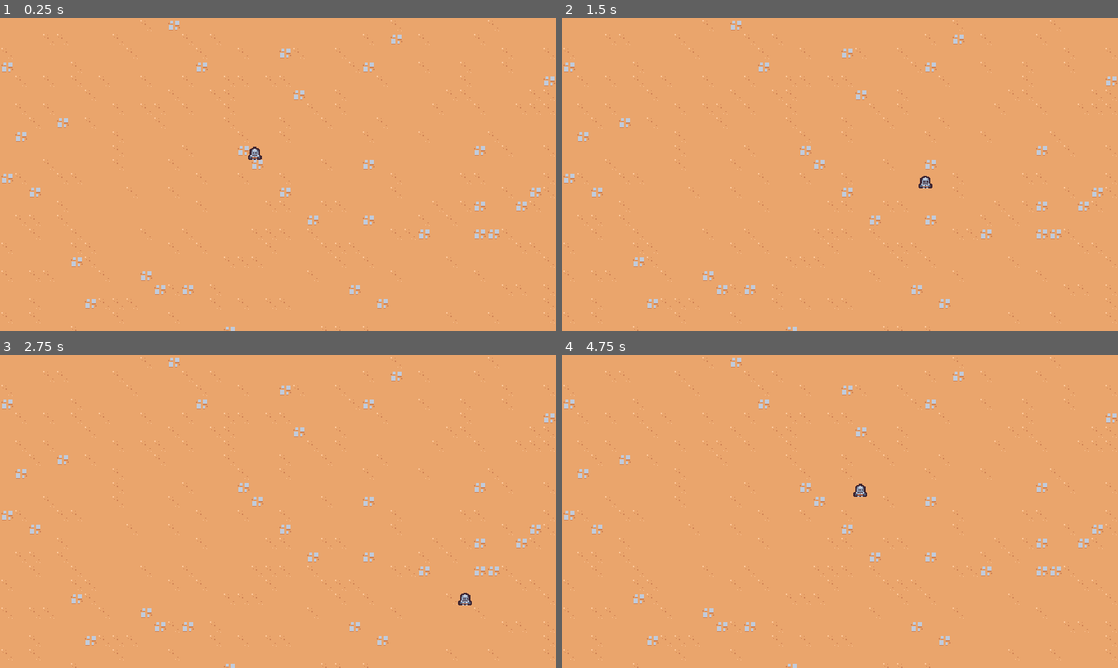
Above: before the commit, frames 1-4 (two rows, left to right).
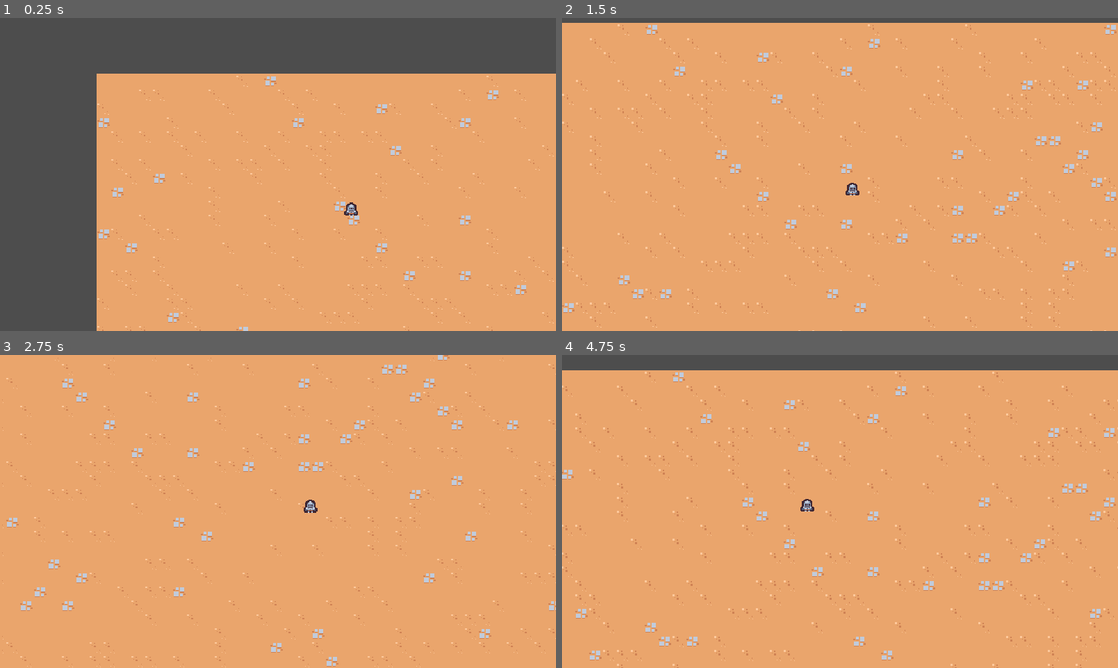
Above: after the commit, the same moments.

Repository: notKamui/Survivors2D
Game: Godot game, scene res://scenes/main/main.tscn
The game is run twice, just before and just after one commit, with the same random seed, the same clock (stepped at 60 frames per second) and the same inputs.
Inputs:
- Up to frame 1 (0.25 s): no input
- Up to frame 2 (1.5 s): hold D (move_right) 0.53-1.28 s; hold S (move_down) from 1.28 s (still down)
- Up to frame 3 (2.75 s): release S (move_down) at 2.03 s; hold D (move_right) from 2.03 s (still down)
- Up to frame 4 (4.75 s): release D (move_right) at 2.78 s; hold W (move_up) 2.78-3.53 s; hold A (move_left) from 3.53 s (still down)

The runs differ from the first frame. In frame 1, 35% of the frame differs, in the area x 0-100%, y 0-100%; in frame 2, 6.2%; in frame 3, 4.4%; in frame 4, 9.5%.

Commit message:
Game camera

Diff:
--- a/project.godot
+++ b/project.godot
@@ -17,6 +17,12 @@
 "scene": "res://scenes/player/player.tscn"
 }],
 "scroll": 0
+}, {
+"name": "Env",
+"scenes": [{
+"scene": "res://scenes/game_camera/game_camera.tscn"
+}],
+"scroll": 0
 }]
 
 [application]
@@ -25,6 +31,11 @@
 run/main_scene="res://scenes/main/main.tscn"
 config/features=PackedStringArray("4.0", "Forward Plus")
 config/icon="res://icon.svg"
+
+[autoload]
+
+Timing="*res://utils/timing.gd"
+Groups="*res://utils/groups.gd"
 
 [display]
 
--- /dev/null
+++ b/scenes/game_camera/game_camera.gd
@@ -0,0 +1,22 @@
+extends Camera2D
+
+var target_position := Vector2.ZERO
+
+
+func _ready():
+	make_current()
+
+
+func _process(delta: float):
+	acquire_target()
+	global_position = global_position.lerp(
+		target_position,
+		Timing.process_delta(delta, 5)
+	)
+
+
+func acquire_target():
+	var player_nodes := get_tree().get_nodes_in_group(Groups.PLAYER)
+	if player_nodes.size() > 0:
+		var player := player_nodes[0] as Node2D
+		target_position = player.global_position
--- /dev/null
+++ b/scenes/game_camera/game_camera.tscn
@@ -0,0 +1,6 @@
+[gd_scene load_steps=2 format=3 uid="uid://c1xdt7gn66m8p"]
+
+[ext_resource type="Script" path="res://scenes/game_camera/game_camera.gd" id="1_enecd"]
+
+[node name="GameCamera" type="Camera2D"]
+script = ExtResource("1_enecd")
--- a/scenes/main/main.tscn
+++ b/scenes/main/main.tscn
@@ -1,9 +1,12 @@
-[gd_scene load_steps=3 format=3 uid="uid://c6duk8q4mmxj8"]
+[gd_scene load_steps=4 format=3 uid="uid://c6duk8q4mmxj8"]
 
 [ext_resource type="TileSet" uid="uid://dvhk2652vs6h" path="res://resources/tileset.tres" id="1_o75qh"]
+[ext_resource type="PackedScene" uid="uid://c1xdt7gn66m8p" path="res://scenes/game_camera/game_camera.tscn" id="1_ptjwd"]
 [ext_resource type="PackedScene" uid="uid://bcy7sunx7x1r7" path="res://scenes/player/player.tscn" id="1_ruhmo"]
 
 [node name="Main" type="Node"]
+
+[node name="GameCamera" parent="." instance=ExtResource("1_ptjwd")]
 
 [node name="TileMap" type="TileMap" parent="."]
 tile_set = ExtResource("1_o75qh")
--- a/scenes/player/player.gd
+++ b/scenes/player/player.gd
@@ -1,13 +1,12 @@
 extends CharacterBody2D
-
 
 @export var max_speed := 200
 
 
-func _physics_process(delta):
+func _process(delta: float):
 	var movement_vector = _get_movement_vector()
 	var direction = movement_vector.normalized()
-	velocity = direction * max_speed * (delta * 50)
+	velocity = direction * max_speed * Timing.process_delta(delta)
 	move_and_slide()
 
 
--- a/scenes/player/player.tscn
+++ b/scenes/player/player.tscn
@@ -6,7 +6,7 @@
 [sub_resource type="CircleShape2D" id="CircleShape2D_it7re"]
 radius = 5.0
 
-[node name="Player" type="CharacterBody2D"]
+[node name="Player" type="CharacterBody2D" groups=["player"]]
 script = ExtResource("1_ogxr1")
 
 [node name="Sprite2D" type="Sprite2D" parent="."]
--- /dev/null
+++ b/utils/groups.gd
@@ -0,0 +1,3 @@
+extends Node
+
+const PLAYER := "player"
--- /dev/null
+++ b/utils/timing.gd
@@ -0,0 +1,6 @@
+extends Node
+
+const DELTA_RATIO := 150
+
+func process_delta(delta: float, ratio: float = DELTA_RATIO) -> float:
+	return 1.0 - exp(-delta * ratio)
